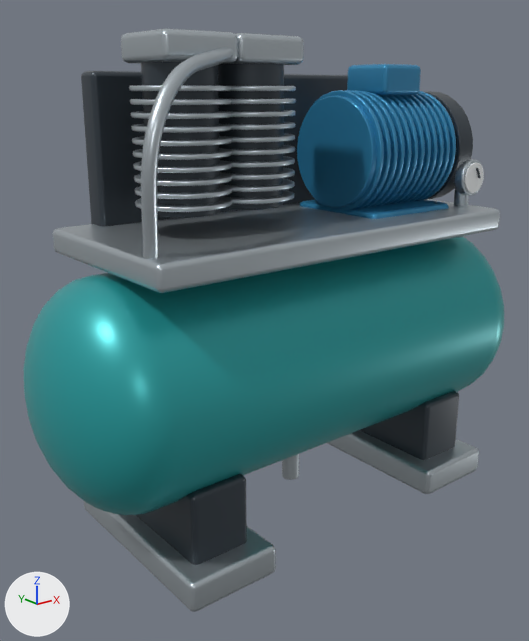
The glTF model maintenance-demo/models/compressor.glb, before and after one commit.
Both versions are drawn from a 50 mm camera at (-1.197, -1.362, 1.053) aimed at (-0.083, 0.031, 0.495). Lighting does not change. The marker at lower left points along +X, +Y and +Z. The first picture is the older version. Where no turn or scale is listed for an object, it has been applied to the vertices.

The first picture shows 'Anchored foot', 'Anchored foot.001', 'Belt enclosure', 'Compression cylinder', 'Compression cylinder.001', 'Compressor deck', 'Discharge tube', 'Motor casing.001', 'Receiver end left', 'Receiver shell', 'Receiver support', 'Receiver support.001' and 42 more.
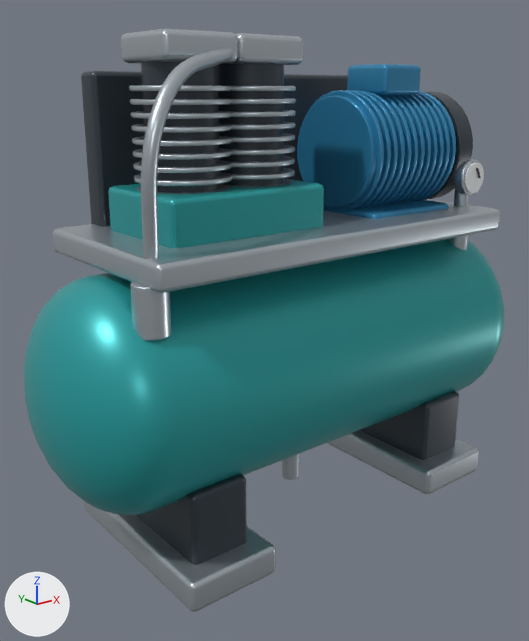
What differs and where, as boxes (x1, y1, x2, y2) in the pictures (529 x 641 px):
'Compressor crankcase', added (cyan)
    after: (108, 179, 324, 248)
'Receiver inlet boss', added
    after: (130, 281, 171, 341)
'Gauge mounting boss', added (mostly hidden)
    after: (448, 235, 468, 250)

The change, as a diff of the scene's bpy script:
```diff
--- a/maintenance-demo/models/compressor.glb.py
+++ b/maintenance-demo/models/compressor.glb.py
@@ me_cylinder_045_1 @@
+me_cylinder_045_1.from_pydata(...)  # 192 vertices, 380 faces; spans x -0.0263..0.0263, y -0.0263..0.0263, z -0.0632..0.0632
+me_cylinder_045_1.materials.append(mat_steel)  # light grey #bfc8ce
@@ me_cylinder_044_1 @@
+me_cylinder_044_1.from_pydata(...)  # 192 vertices, 380 faces; spans x -0.0368..0.0368, y -0.0368..0.0368, z -0.0526..0.0526
+me_cylinder_044_1.materials.append(mat_steel)  # light grey #bfc8ce
@@ me_cube_019_1 @@
+me_cube_019_1.from_pydata(...)  # 56 vertices, 108 faces; spans x -0.205..0.205, y -0.137..0.137, z -0.058..0.058
+me_cube_019_1.materials.append(mat_teal)  # cyan #2ca6a8
@@ ob_gauge_mounting_boss @@
+ob_gauge_mounting_boss = bpy.data.objects.new('Gauge mounting boss', me_cylinder_045_1)
+ob_gauge_mounting_boss.location = (0.479, -0.126, 0.653)
@@ ob_receiver_inlet_boss @@
+ob_receiver_inlet_boss = bpy.data.objects.new('Receiver inlet boss', me_cylinder_044_1)
+ob_receiver_inlet_boss.location = (-0.521, -0.168, 0.653)
@@ ob_compressor_crankcase @@
+ob_compressor_crankcase = bpy.data.objects.new('Compressor crankcase', me_cube_019_1)
+ob_compressor_crankcase.location = (-0.242, 0.0, 0.795)
```
